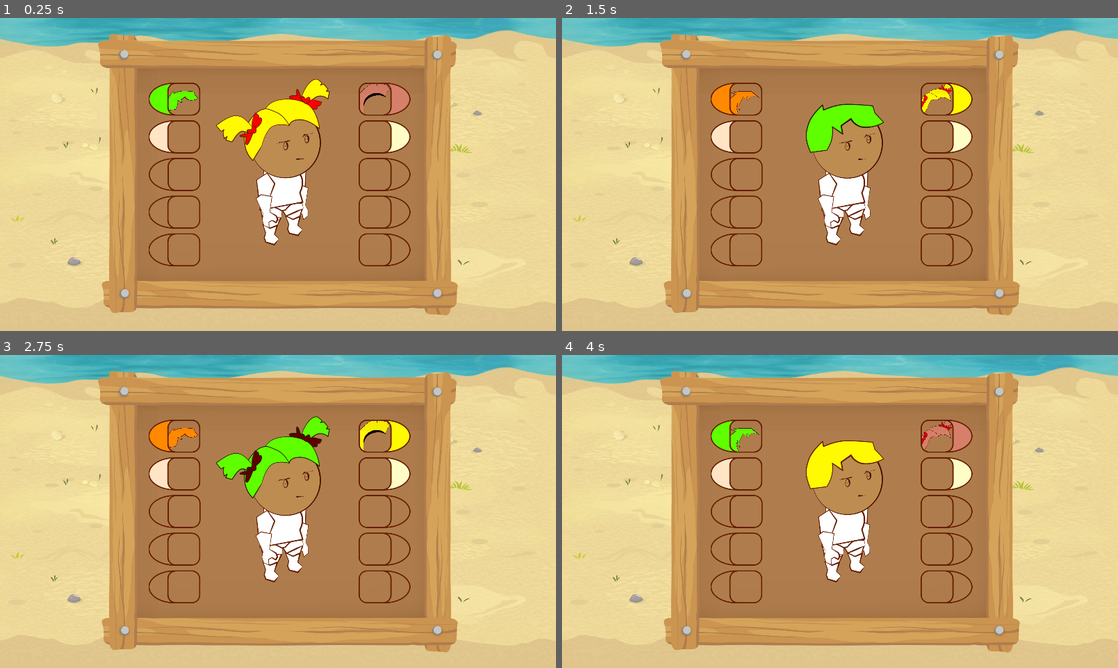
Above: before the commit, frames 1-4 (two rows, left to right).
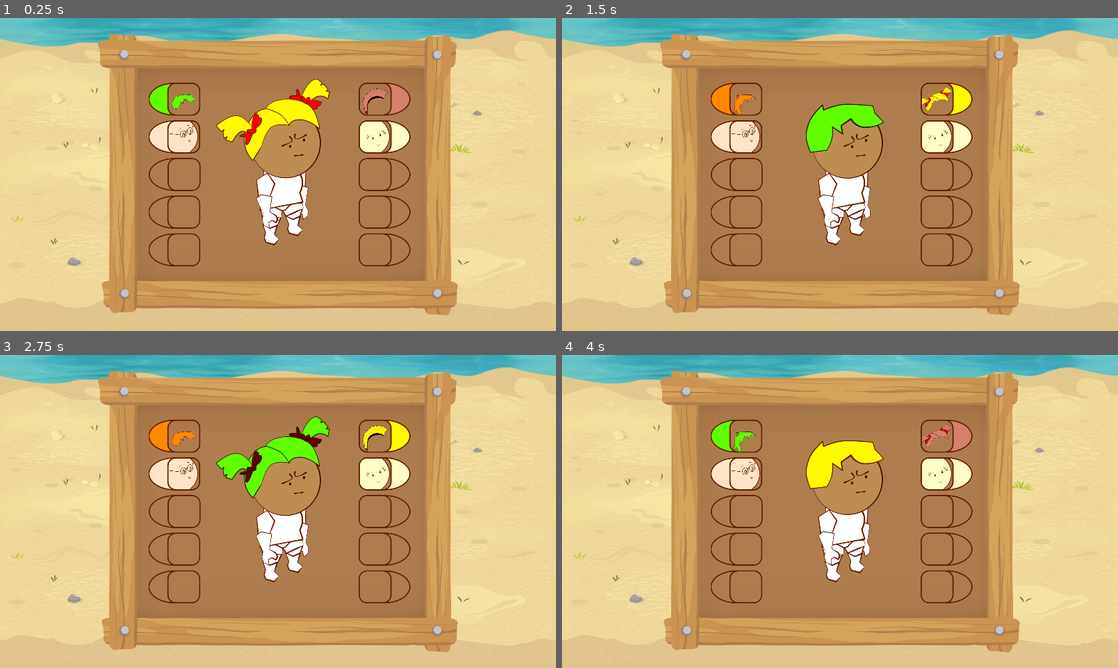
Above: after the commit, the same moments.

Repository: siconline/step_5_character_mod
Game: Godot game, scene res://char_mod.tscn
The game is run twice, just before and just after one commit, with the same random seed, the same clock (stepped at 60 frames per second) and the same inputs. Before the commit the project has no main scene; this scene is started directly in both runs.
Inputs (mouse positions are in pixels of both pictures, inside the frame that each line leads up to):
- Up to frame 1 (0.25 s): no input
- Up to frame 2 (1.5 s): click (745, 99) at 0.52 s; click (723, 99) at 1.27 s
- Up to frame 3 (2.75 s): click (378, 436) at 2.02 s
- Up to frame 4 (4 s): click (956, 436) at 2.77 s; click (745, 436) at 3.52 s

The runs differ from the first frame. In frame 1, 1.4% of the frame differs, in the area x 26-71%, y 21-46%; in frame 2, 1.4%; in frame 3, 1.4%; in frame 4, 1.4%.

Commit message:
changed project files

Diff:
--- a/project/char_mod.gd
+++ b/project/char_mod.gd
@@ -56,6 +56,13 @@
 	[
 	preload('res://images/char_part_1/part_se.png'),
 	preload('res://images/char_part_1/part_01.png'),
+	preload('res://images/char_part_1/part_02.png'),
+	preload('res://images/char_part_1/part_03.png'),
+	preload('res://images/char_part_1/part_04.png'),
+	preload('res://images/char_part_1/part_05.png'),
+	preload('res://images/char_part_1/part_06.png'),
+	preload('res://images/char_part_1/part_07.png'),
+	preload('res://images/char_part_1/part_08.png'),
 	preload('res://images/char_part_1/part_se.png'),
 	]
 var texture_left_row_1 = arr_texture_part_1.size()/2 - 1
--- a/project/char_mod.tscn
+++ b/project/char_mod.tscn
@@ -11,19 +11,14 @@
 [ext_resource path="res://images/char_part_0/part_08.png" type="Texture" id=9]
 [ext_resource path="res://images/buttons/b_color-r.png" type="Texture" id=10]
 [ext_resource path="res://images/buttons/b_mask_color-r.png" type="BitMap" id=11]
-[ext_resource path="res://images/frame_bg_1.png" type="Texture" id=12]
-[ext_resource path="res://images/frame.png" type="Texture" id=13]
-[ext_resource path="res://images/window_parts.png" type="Texture" id=14]
-[ext_resource path="res://character/character.tscn" type="PackedScene" id=15]
-
-[sub_resource type="StreamTexture" id=1]
-
-flags = 4
-load_path = ""
+[ext_resource path="res://images/char_part_1/part_01.png" type="Texture" id=12]
+[ext_resource path="res://images/frame_bg_1.png" type="Texture" id=13]
+[ext_resource path="res://images/frame.png" type="Texture" id=14]
+[ext_resource path="res://images/window_parts.png" type="Texture" id=15]
+[ext_resource path="res://character/character.tscn" type="PackedScene" id=16]
 
 [node name="char_mod" type="Node2D"]
 script = ExtResource( 1 )
-_sections_unfolded = [ "Transform" ]
 
 [node name="Camera2D" type="Camera2D" parent="."]
 anchor_mode = 1
@@ -55,7 +50,6 @@
 [node name="background" type="Sprite" parent="."]
 z_index = -2
 texture = ExtResource( 2 )
-_sections_unfolded = [ "Transform", "Z Index" ]
 __meta__ = {
 "_edit_lock_": true
 }
@@ -63,7 +57,6 @@
 [node name="frame_bg_2" type="Sprite" parent="."]
 z_index = -1
 texture = ExtResource( 3 )
-_sections_unfolded = [ "Transform", "Z Index" ]
 __meta__ = {
 "_edit_lock_": true
 }
@@ -84,7 +77,6 @@
 size_flags_horizontal = 1
 size_flags_vertical = 1
 script = ExtResource( 4 )
-_sections_unfolded = [ "Rect" ]
 
 [node name="texture_middle" type="Sprite" parent="buttons_row_0"]
 
@@ -109,17 +101,15 @@
 shortcut = null
 group = null
 texture_normal = ExtResource( 5 )
-_sections_unfolded = [ "Rect", "Textures" ]
 __meta__ = {
 "_edit_lock_": true
 }
 
 [node name="texture" type="Sprite" parent="buttons_row_0/button_left"]
-position = Vector2( 53, 107 )
-scale = Vector2( 0.4, 0.4 )
+position = Vector2( 57, 100 )
+scale = Vector2( 0.3, 0.3 )
 z_index = -1
 texture = ExtResource( 6 )
-_sections_unfolded = [ "Transform", "Z Index" ]
 
 [node name="button_left_color" type="TextureButton" parent="buttons_row_0/button_left"]
 anchor_left = 0.0
@@ -143,7 +133,6 @@
 group = null
 texture_normal = ExtResource( 7 )
 texture_click_mask = ExtResource( 8 )
-_sections_unfolded = [ "Textures", "texture_click_mask", "texture_focused" ]
 
 [node name="button_right" type="TextureButton" parent="buttons_row_0"]
 anchor_left = 0.0
@@ -166,17 +155,15 @@
 shortcut = null
 group = null
 texture_normal = ExtResource( 5 )
-_sections_unfolded = [ "Rect", "Textures" ]
 __meta__ = {
 "_edit_lock_": true
 }
 
 [node name="texture" type="Sprite" parent="buttons_row_0/button_right"]
-position = Vector2( 53, 107 )
-scale = Vector2( 0.4, 0.4 )
+position = Vector2( 57, 100 )
+scale = Vector2( 0.3, 0.3 )
 z_index = -1
 texture = ExtResource( 9 )
-_sections_unfolded = [ "Transform", "Z Index" ]
 
 [node name="button_right_color" type="TextureButton" parent="buttons_row_0/button_right"]
 anchor_left = 0.0
@@ -200,10 +187,8 @@
 group = null
 texture_normal = ExtResource( 10 )
 texture_click_mask = ExtResource( 11 )
-_sections_unfolded = [ "Textures", "Visibility" ]
 
 [node name="buttons_row_1" type="Control" parent="."]
-editor/display_folded = true
 anchor_left = 0.0
 anchor_top = 0.0
 anchor_right = 0.0
@@ -219,7 +204,6 @@
 size_flags_horizontal = 1
 size_flags_vertical = 1
 script = ExtResource( 4 )
-_sections_unfolded = [ "Rect" ]
 
 [node name="texture_middle" type="Sprite" parent="buttons_row_1"]
 position = Vector2( 0, -130 )
@@ -229,9 +213,9 @@
 anchor_top = 0.0
 anchor_right = 0.0
 anchor_bottom = 0.0
-margin_left = -362.0
+margin_left = -363.0
 margin_top = -37.0
-margin_right = -248.0
+margin_right = -249.0
 margin_bottom = 77.0
 rect_pivot_offset = Vector2( 0, 0 )
 rect_clip_content = false
@@ -245,14 +229,12 @@
 shortcut = null
 group = null
 texture_normal = ExtResource( 5 )
-_sections_unfolded = [ "Rect", "Textures" ]
 
 [node name="texture" type="Sprite" parent="buttons_row_1/button_left"]
-position = Vector2( 42, 54 )
-scale = Vector2( 0.820044, 0.820044 )
-z_index = -1
-texture = SubResource( 1 )
-_sections_unfolded = [ "Transform", "Z Index" ]
+position = Vector2( 35, 90 )
+scale = Vector2( 0.547663, 0.547663 )
+z_index = -1
+texture = ExtResource( 12 )
 
 [node name="button_left_color" type="TextureButton" parent="buttons_row_1/button_left"]
 anchor_left = 0.0
@@ -260,9 +242,8 @@
 anchor_right = 0.0
 anchor_bottom = 0.0
 margin_left = -64.0
-margin_top = 2.0
 margin_right = 28.0
-margin_bottom = 113.0
+margin_bottom = 111.0
 rect_pivot_offset = Vector2( 0, 0 )
 rect_clip_content = false
 focus_mode = 2
@@ -276,7 +257,6 @@
 group = null
 texture_normal = ExtResource( 7 )
 texture_click_mask = ExtResource( 8 )
-_sections_unfolded = [ "Textures" ]
 
 [node name="button_right" type="TextureButton" parent="buttons_row_1"]
 anchor_left = 0.0
@@ -299,14 +279,12 @@
 shortcut = null
 group = null
 texture_normal = ExtResource( 5 )
-_sections_unfolded = [ "Rect", "Textures" ]
 
 [node name="texture" type="Sprite" parent="buttons_row_1/button_right"]
-position = Vector2( 42, 54 )
-scale = Vector2( 0.82, 0.82 )
-z_index = -1
-texture = SubResource( 1 )
-_sections_unfolded = [ "Transform", "Z Index" ]
+position = Vector2( 35, 90 )
+scale = Vector2( 0.548, 0.548 )
+z_index = -1
+texture = ExtResource( 12 )
 
 [node name="button_right_color" type="TextureButton" parent="buttons_row_1/button_right"]
 anchor_left = 0.0
@@ -330,36 +308,31 @@
 group = null
 texture_normal = ExtResource( 10 )
 texture_click_mask = ExtResource( 11 )
-_sections_unfolded = [ "Textures", "Visibility" ]
 
 [node name="frame_bg_1" type="Sprite" parent="."]
 z_index = -1
-texture = ExtResource( 12 )
-_sections_unfolded = [ "Transform", "Z Index" ]
+texture = ExtResource( 13 )
 __meta__ = {
 "_edit_lock_": true
 }
 
 [node name="frame" type="Sprite" parent="."]
 z_index = -1
-texture = ExtResource( 13 )
-_sections_unfolded = [ "Transform", "Z Index" ]
+texture = ExtResource( 14 )
 __meta__ = {
 "_edit_lock_": true
 }
 
 [node name="window_parts" type="Sprite" parent="."]
 position = Vector2( 5, 0 )
-texture = ExtResource( 14 )
-_sections_unfolded = [ "Transform" ]
-__meta__ = {
-"_edit_lock_": true
-}
-
-[node name="character" parent="." instance=ExtResource( 15 )]
+texture = ExtResource( 15 )
+__meta__ = {
+"_edit_lock_": true
+}
+
+[node name="character" parent="." instance=ExtResource( 16 )]
 position = Vector2( -18.0138, 5.25478 )
 z_index = 5
-_sections_unfolded = [ "Z Index" ]
 
 [connection signal="pressed" from="buttons_row_0/button_left" to="buttons_row_0" method="_on_button_left_pressed"]
 [connection signal="pressed" from="buttons_row_0/button_left/button_left_color" to="buttons_row_0" method="_on_button_left_color_pressed"]
--- a/project/project.godot
+++ b/project/project.godot
@@ -16,6 +16,7 @@
 [application]
 
 config/name="step_5_character_mod"
+run/main_scene="res://char_mod.tscn"
 config/icon="res://icon.png"
 
 [display]
Not shown, added: project/export_presets.cfg
Binary file added: project/images/char_part_1/part_02.png
Not shown, added: project/images/char_part_1/part_02.png.import
Binary file added: project/images/char_part_1/part_03.png
Not shown, added: project/images/char_part_1/part_03.png.import
Binary file added: project/images/char_part_1/part_04.png
Not shown, added: project/images/char_part_1/part_04.png.import
Binary file added: project/images/char_part_1/part_05.png
Not shown, added: project/images/char_part_1/part_05.png.import
Binary file added: project/images/char_part_1/part_06.png
Not shown, added: project/images/char_part_1/part_06.png.import
Binary file added: project/images/char_part_1/part_07.png
(and 3 more such lines)
